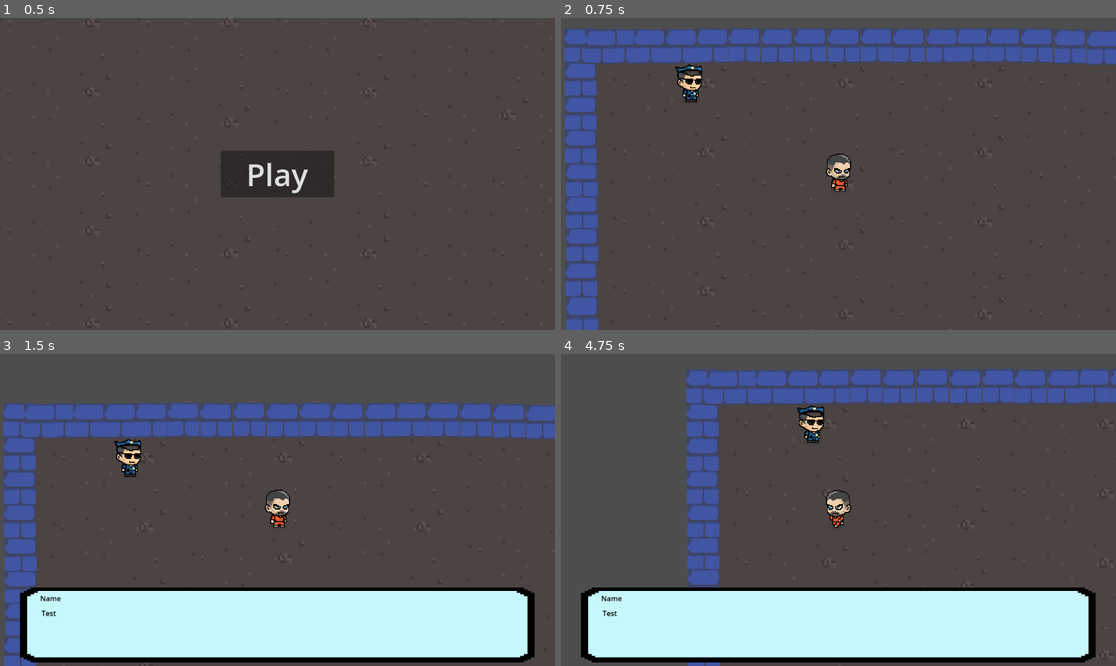
Above: before the commit, frames 1-4 (two rows, left to right).
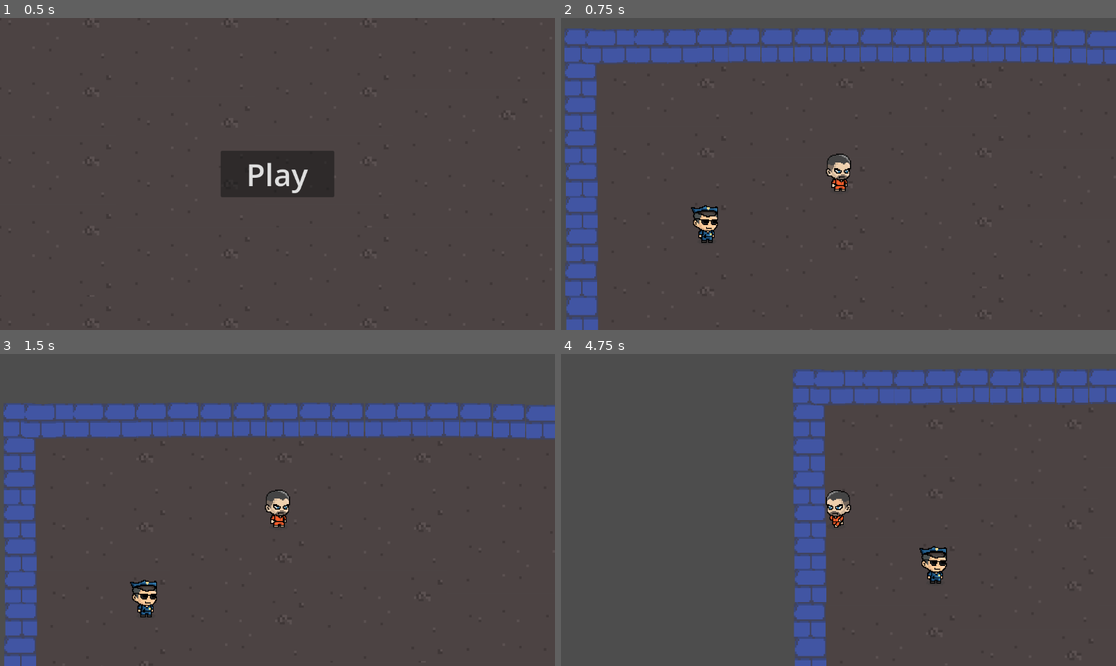
Above: after the commit, the same moments.

Repository: PrisonEscapeGame/main
Game: Godot game, scene res://main.tscn
Same seed, same stepped clock (60 frames per second), same inputs: the game is played once before the commit and once after it.
Inputs (mouse positions are in pixels of both pictures, inside the frame that each line leads up to):
- Up to frame 1 (0.5 s): no input
- Up to frame 2 (0.75 s): click "Play" at 0.5 s
- Up to frame 3 (1.5 s): tap Enter (ui_accept) at 1.25 s; move the mouse to (249, 572) at 1.27 s; hold W (move_up) from 1.28 s (still down); hold Enter (ui_accept) from 1.28 s (still down)
- Up to frame 4 (4.75 s): move the mouse to (1005, 556) at 2.02 s; release Enter (ui_accept) at 2.03 s; tap Enter (ui_accept) at 2.1, 2.27, 2.57, 3.6, 3.77, 4.07 s; move the mouse to (672, 463) at 2.77 s; release W (move_up) at 2.78 s; hold Enter (ui_accept) 2.78-3.53 s; hold A (move_left) 2.78-4.28 s; move the mouse to (866, 510) at 3.52 s; move the mouse to (755, 432) at 4.27 s; hold S (move_down) from 4.28 s (still down); hold Enter (ui_accept) from 4.28 s (still down)

Frame 1 is identical in both runs. In frame 2, 0.8% of the frame differs, in the area x 20-29%, y 14-73%; in frame 3, 23%; in frame 4, 33%, in the area x 3-100%, y 4-100%.

Commit message:
Player can now activate chat with guard

Diff:
--- a/guard_2.tscn
+++ b/guard_2.tscn
@@ -31,8 +31,8 @@
 radius = 152.0
 
 [node name="Guard2" type="CharacterBody2D"]
-position = Vector2(266, 68)
-collision_mask = 0
+position = Vector2(259, 83)
+collision_mask = 2
 script = ExtResource("1_4e6j8")
 metadata/_edit_group_ = true
 
@@ -45,6 +45,8 @@
 shape = SubResource("RectangleShape2D_pv08n")
 
 [node name="Area2D" type="Area2D" parent="."]
+collision_layer = 16
+collision_mask = 2
 script = ExtResource("5_2002w")
 
 [node name="CollisionShape2D" type="CollisionShape2D" parent="Area2D"]
--- a/guard_talk.gd
+++ b/guard_talk.gd
@@ -4,6 +4,7 @@
 func _input(event):
 	if event.is_action_pressed("ui_accept") and len(get_overlapping_bodies()) > 0:
 		use_dialogue()
+		print(get_overlapping_bodies())
 
 func use_dialogue():
 	var dialogue = get_parent().get_node("Dialogue")
--- a/main.tscn
+++ b/main.tscn
@@ -366,7 +366,7 @@
 [node name="Dialogue" parent="Player2/FollowCam" instance=ExtResource("6_qkljw")]
 
 [node name="Guard2" parent="." instance=ExtResource("3_bw0sh")]
-position = Vector2(264, 121)
+position = Vector2(297, 413)
 
 [node name="StartTimer" type="Timer" parent="."]
 
--- a/player2.tscn
+++ b/player2.tscn
@@ -27,6 +27,7 @@
 
 [node name="Player2" type="CharacterBody2D"]
 collision_layer = 2
+collision_mask = 31
 script = ExtResource("1_nmb2c")
 metadata/_edit_group_ = true
 
